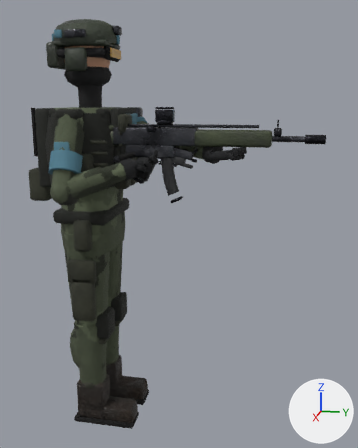
What one commit did to the glTF model client/assets/models/character_a.glb.
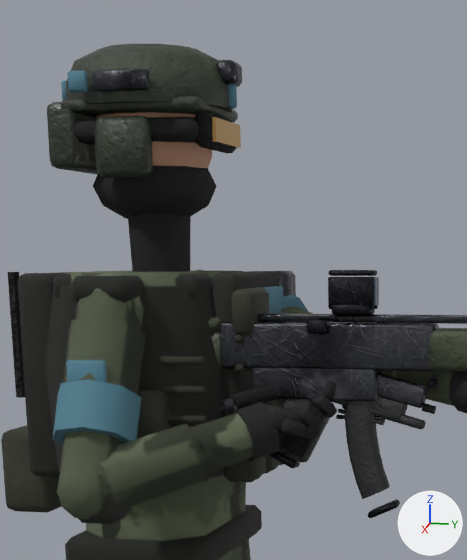
There are two pictures of each version: one whole from a camera (50 mm lens) standing at (2.077, 0.808, 1.473) and looking at (0.041, 0.401, 0.964), one close up on the part from 8% to 58% of the width and 0% to 49% of the height. Every picture has the same lights, and +X, +Y and +Z are marked at lower right. The first two pictures are the older version. Where no turn or scale is listed for an object, it has been applied to the vertices.

The first close-up shows 'body_mesh', 'w_knife', 'w_pistol', 'w_rifle'.
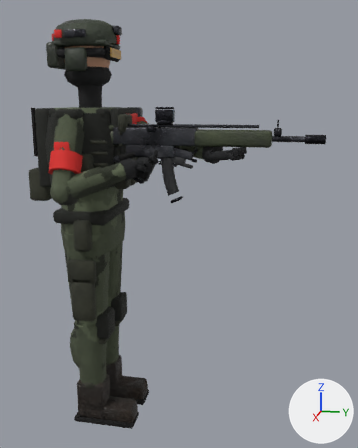
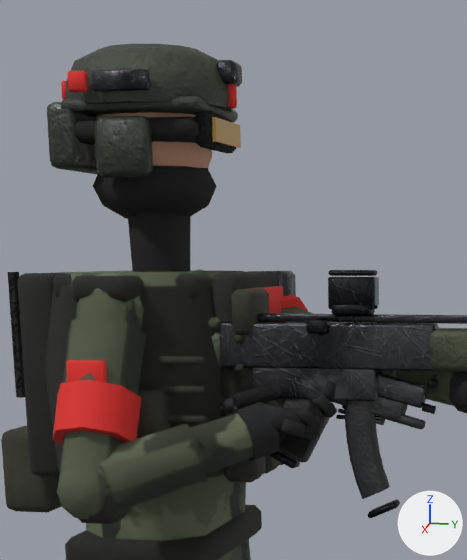
Boxes (x1, y1, x2, y2) around the edits, measured in the close-ups (467 x 560 px):
'body_mesh', recoloured: (50, 67, 311, 447) in both

Diff of the bpy script that builds the scene:
```diff
--- a/client/assets/models/character_a.glb.py
+++ b/client/assets/models/character_a.glb.py
@@ mat_patch_a @@
 mat_patch_a = principled_material('patch_a')
-mat_patch_a.base_color = (0.0783, 0.205, 0.274)  # cyan #4f7d8f
+mat_patch_a.base_color = (0.711, 0.022, 0.0174)  # red #db2924
 mat_patch_a.roughness = 0.8
```
